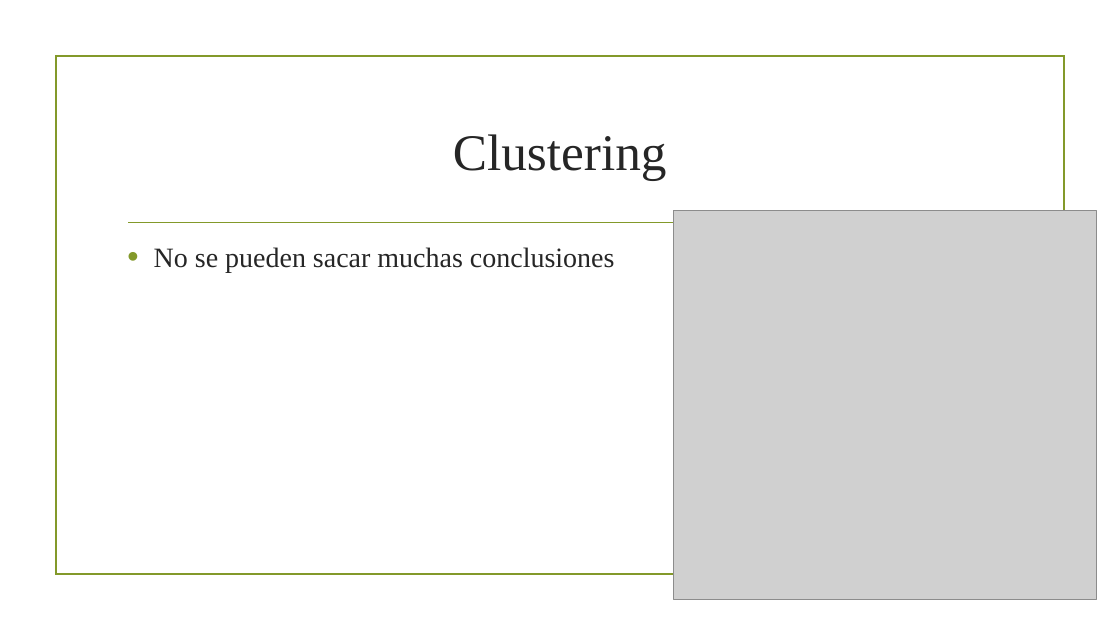
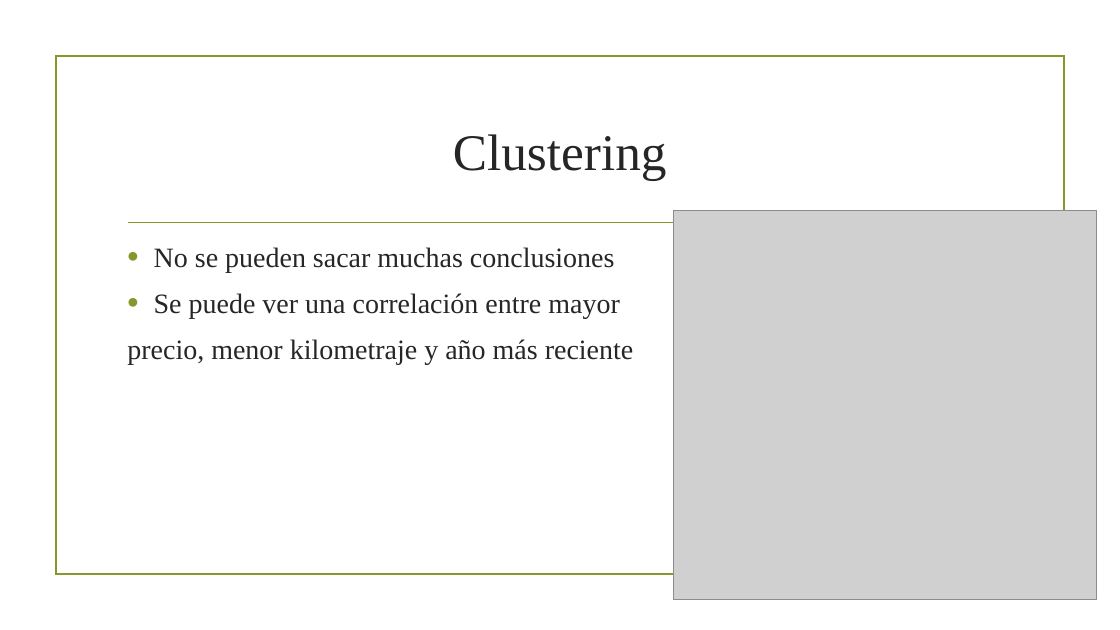
Before and after one commit to AlonsoCasanova/Proyecto-IMT2200, a slide deck: slide 7 of presentacion.pptx. Drawn at 1120x630 pixels with LibreOffice and Linux fonts; fonts in the diff are those of the drawing; grey boxes stand for pictures; background and template pictures are left out. Boxes give left, top, right and bottom in pixels: in the first picture for what was removed or moved away, otherwise in the second. Text is boxed around its words. In the diff, an @@ line names an element or a change of style, - is before the commit and + after.

```diff
--- a/presentacion.pptx
+++ b/presentacion.pptx
@@ text at (127, 293, 633, 365): paragraphs added @@
+• Se puede ver una correlación entre mayor
+precio, menor kilometraje y año más reciente
```
Also in this commit, not shown: 2 other slides changed, 1 other file.
